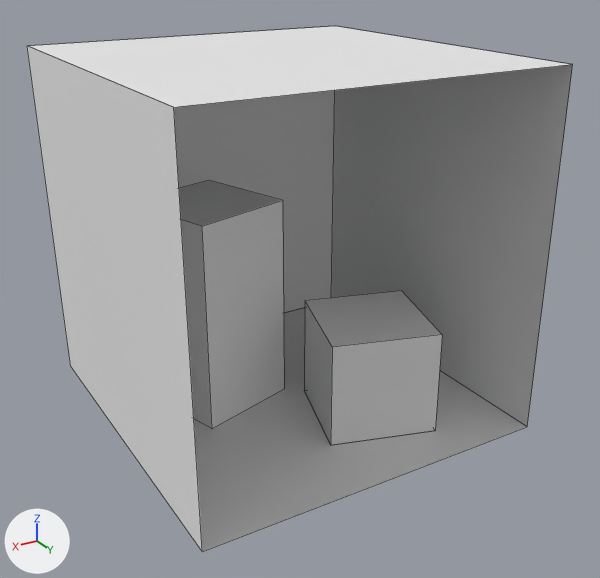
The OBJ model resources/cornell_box_multimaterial.obj: old version first, new version second.
One viewpoint serves both versions: a 50 mm lens placed at (871.0, 766.0, 707.0), pointed at (269.0, -239.0, 204.0). Arrows for +X, +Y and +Z are at lower left; the lights stay in place. Mesh edges are drawn as thin lines. Where no turn or scale is listed for an object, it has been applied to the vertices. Vertices at the same position are counted once.

In view in the first picture: 'back_wall', 'ceiling', 'floor', 'green_wall', 'red_wall', 'short_block', 'tall_block'.
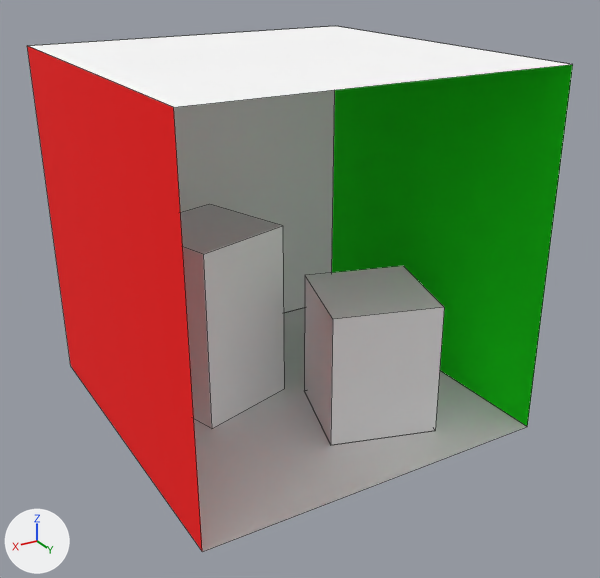
The newer file is also rescaled (x0.1) as a whole; pictures and numbers use the older file's frame.

Edits to the bpy script that builds the scene:
```text
Change mat_white:
    mat_white.base_color: (0.8, 0.8, 0.8) -> (1.0, 1.0, 1.0)  # white #e7e7e7 -> white #ffffff
Change mat_green:
    mat_green.base_color: (0.8, 0.8, 0.8) -> (0.0, 1.0, 0.0)  # white #e7e7e7 -> green #00ff00
Change mat_red:
    mat_red.base_color: (0.8, 0.8, 0.8) -> (1.0, 0.0, 0.0)  # white #e7e7e7 -> red #ff0000
Change me_short_block:
    where me_short_block.from_pydata(...)  # 8 vertices, 5 faces; spans x 82.0..290.0, y -272.0..-65.0, z 0.0..165.0
    used by ob_short_block; location = (0.0, 0.0, 0.0)
    me_short_block part 1: the whole mesh is scaled about the mesh origin by (1, 1, 1.27)
Change me_tall_block:
    where me_tall_block.from_pydata(...)  # 8 vertices, 5 faces; spans x 265.0..472.0, y -456.0..-247.0, z 0.0..330.0
    used by ob_tall_block; location = (0.0, 0.0, 0.0)
    me_tall_block part 2: the whole mesh is scaled about the mesh origin by (1, 1, 0.875)
```

Boxes (x1, y1, x2, y2) around the edits, measured in the pictures (600 x 578 px):
'green_wall', recoloured (white to green): (331, 64, 573, 426) in both
'red_wall', recoloured (white to red): (27, 46, 202, 551) in both
'floor', recoloured: (194, 308, 527, 552) in both
'ceiling', recoloured: (29, 26, 572, 107) in both
'back_wall', recoloured: (174, 90, 335, 313) in both
'tall_block', recoloured, mesh rescaled (10% shorter): before (179, 180, 284, 429); after (180, 204, 284, 429)
'short_block', recoloured, mesh rescaled (16% taller): before (304, 291, 442, 445); after (304, 266, 444, 445)
